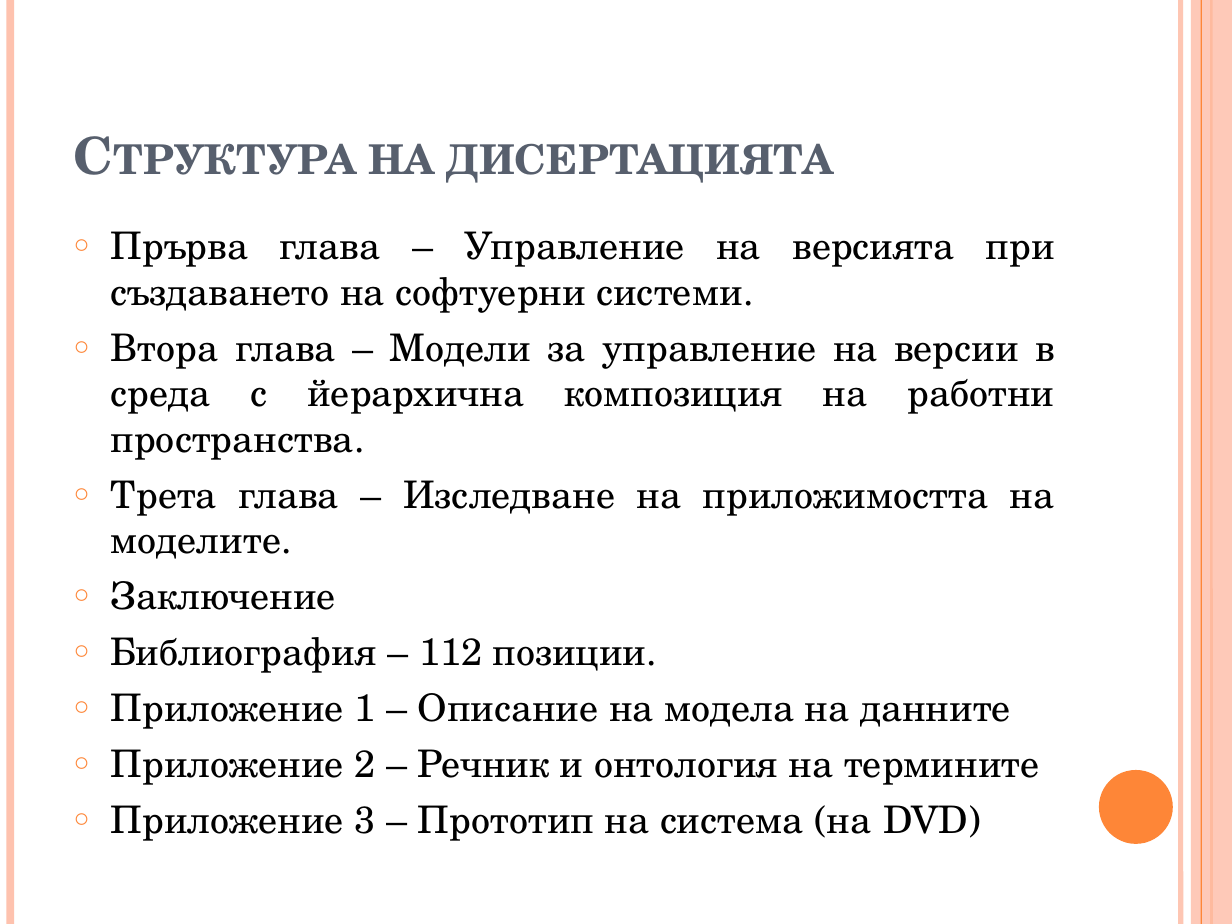
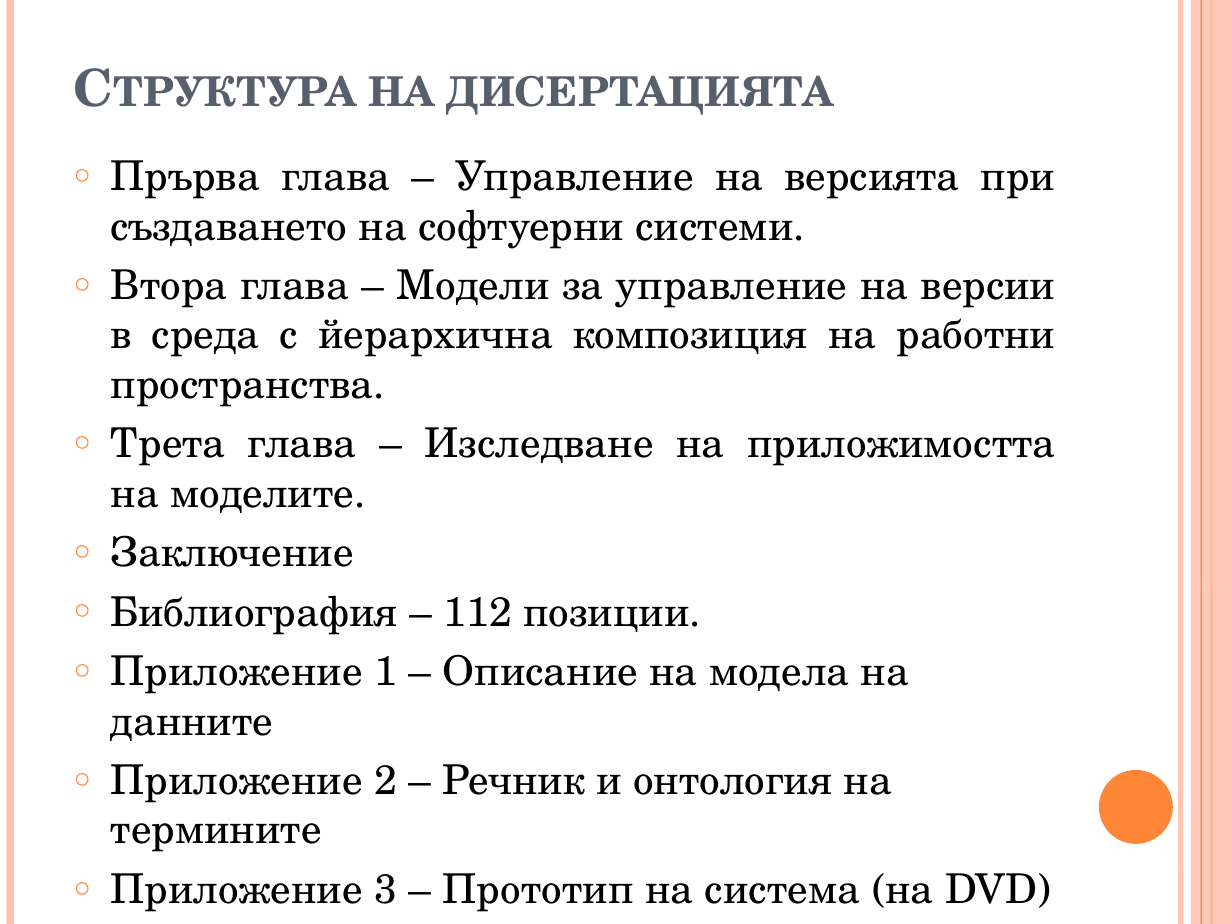
Before and after one commit to vjotov/versia, a slide deck: slide 4 of doc/Presentation.pptx. Drawn at 1232x924 pixels with LibreOffice and Linux fonts; fonts in the diff are those of the drawing. Boxes give left, top, right and bottom in pixels: in the first picture for what was removed or moved away, otherwise in the second. Text is boxed around its words. In the diff, an @@ line names an element or a change of style, - is before the commit and + after.

```diff
--- a/doc/Presentation.pptx
+++ b/doc/Presentation.pptx
@@ title "Структура на дисертацията": place and size @@
-title "Структура на дисертацията" at box(368, 143, 833, 183)
+title "Структура на дисертацията" at box(368, 75, 833, 115)
@@ text "Прърва глава – Управление на ...": place and size @@
-text "Прърва глава – Управление на ..." at box(111, 231, 1055, 841)
+text "Прърва глава – Управление на ..." at box(111, 160, 1056, 912)
@@ text "Прърва глава – Управление на ..." at box(111, 160, 1056, 912): size 22.2 to 24 pt @@
```
Also in this commit, not shown: 8 other slides changed.
